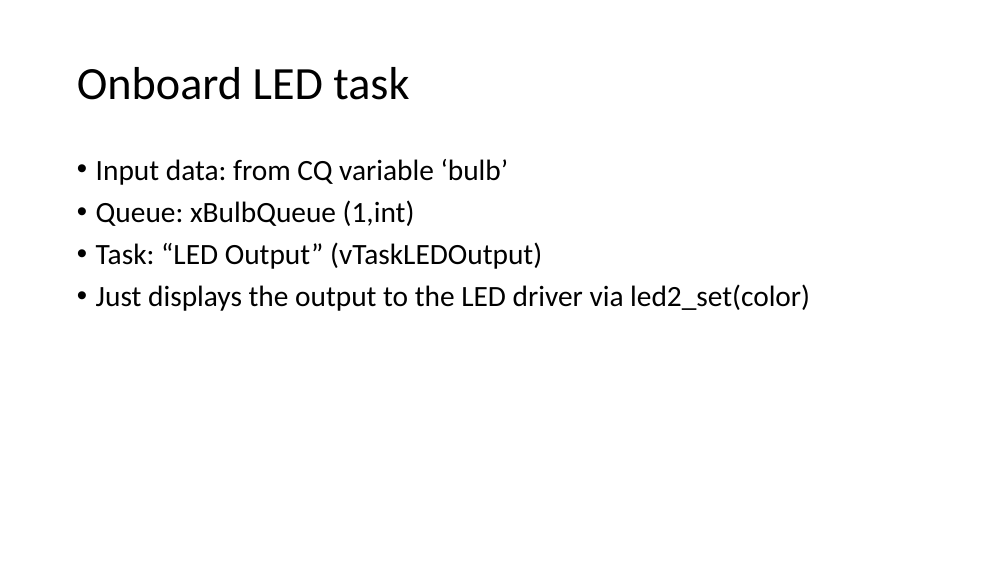
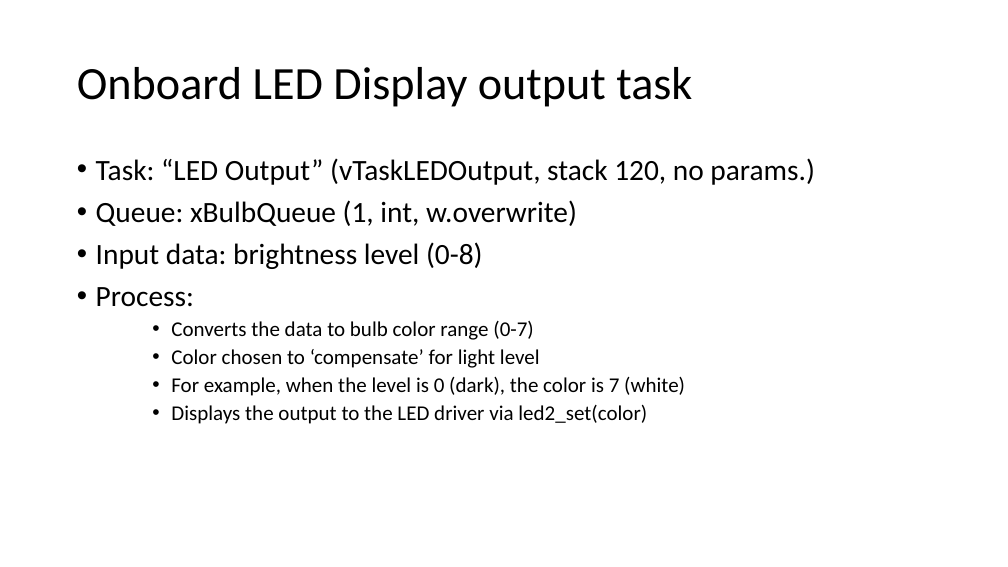
Before and after one commit to EmbeddedSystemClass/FinalProject5381, a slide deck: slide 14 of Final Project 5381.pptx (slide 11 before the commit). Drawn at 1008x567 pixels with LibreOffice and Linux fonts; fonts in the diff are those of the drawing. Boxes give left, top, right and bottom in pixels: in the first picture for what was removed or moved away, otherwise in the second. Text is boxed around its words. In the diff, an @@ line names an element or a change of style, - is before the commit and + after.

```diff
--- a/Final Project 5381.pptx
+++ b/Final Project 5381.pptx
@@ title at box(77, 67, 692, 107): text changed @@
-Onboard LED task
+Onboard LED Display output task
@@ text at box(96, 158, 814, 424): text changed; size 28 to 20 pt @@
-• Input data: from CQ variable ‘bulb’
-• Queue: xBulbQueue (1,int)
-• Task: “LED Output” (vTaskLEDOutput)
-• Just displays the output to the LED driver via led2_set(color)
+• Task: “LED Output” (vTaskLEDOutput, stack 120, no params.)
+• Queue: xBulbQueue (1, int, w.overwrite)
+• Input data: brightness level (0-8)
+• Process:
+    • Converts the data to bulb color range (0-7)
+    • Color chosen to ‘compensate’ for light level
+    • For example, when the level is 0 (dark), the color is 7 (white)
+    • Displays the output to the LED driver via led2_set(color)
```
Also in this commit, not shown: 8 other slides changed, 18 slides added.
